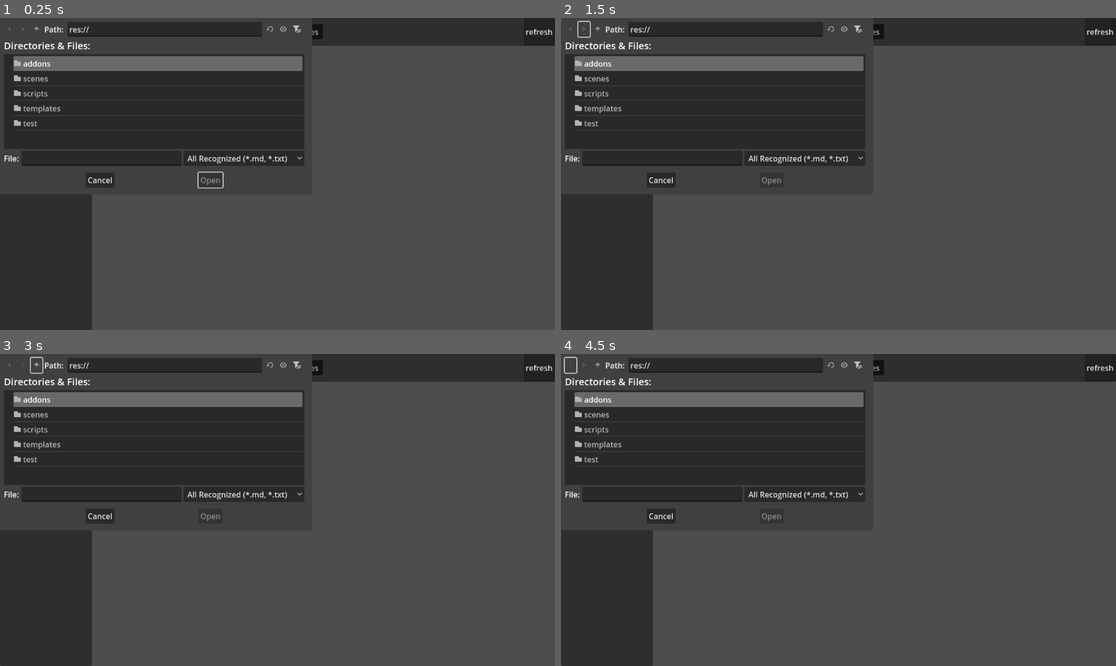
Above: before the commit, frames 1-4 (two rows, left to right).
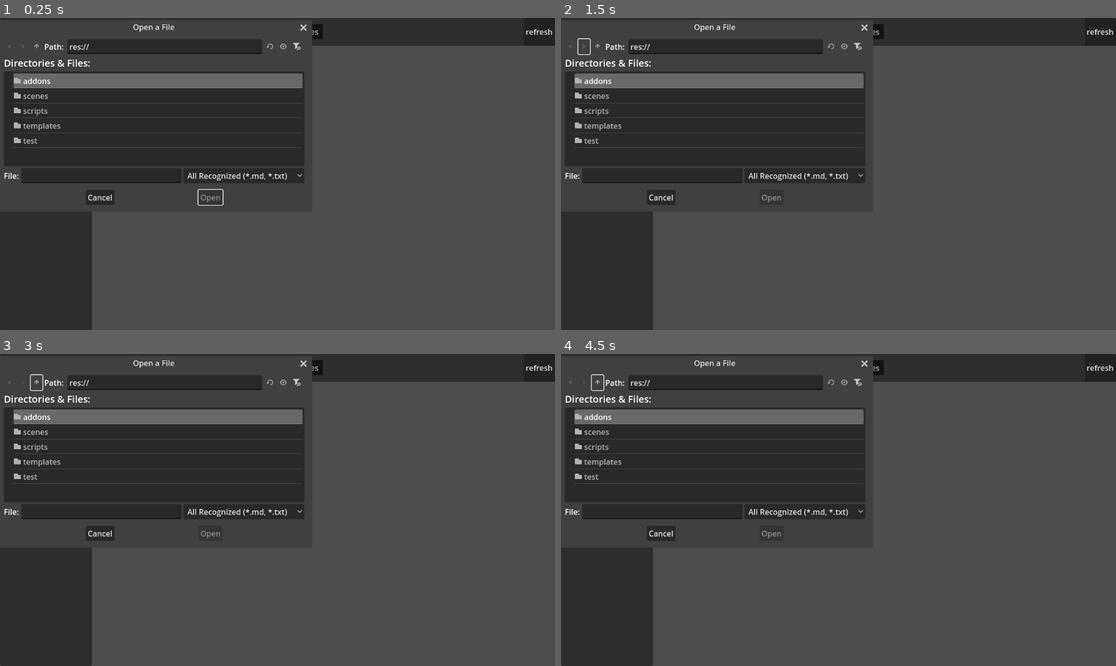
Above: after the commit, the same moments.

Repository: WinnerWind/gmdp
Game: Godot game, scene res://scenes/main.tscn
The game is run twice, just before and just after one commit, with the same random seed, the same clock (stepped at 60 frames per second) and the same inputs. The project has no main scene, so this scene is started directly.
Inputs (mouse positions are in pixels of both pictures, inside the frame that each line leads up to; where the layout moved, square brackets give the same spot in the first picture):
- Up to frame 1 (0.25 s): no input
- Up to frame 2 (1.5 s): click "refresh" at 0.5 s; click (583, 46) [583, 30] at 1.25 s
- Up to frame 3 (3 s): click (22, 382) [22, 366] at 2 s; click (38, 382) [38, 366] at 2.75 s
- Up to frame 4 (4.5 s): click (599, 382) [599, 366] at 3.5 s; click "file" at 4.25 s

The runs differ from the first frame. In frame 1, 7.0% of the frame differs, in the area x 0-56%, y 1-61%; in frame 2, 7.0%; in frame 3, 7.0%; in frame 4, 7.0%.

Commit message:
Fix bug of text not updating and crashes on invalid pages.

Diff:
--- a/scenes/main.tscn
+++ b/scenes/main.tscn
@@ -195,6 +195,7 @@
 
 [node name="Open File Dialog" type="FileDialog" parent="."]
 title = "Open a File"
+position = Vector2i(0, 36)
 visible = true
 ok_button_text = "Open"
 file_mode = 0
@@ -203,6 +204,7 @@
 
 [connection signal="tab_changed" from="Navbar/Sorter/Center/Tabs" to="." method="_on_tabs_tab_changed"]
 [connection signal="pressed" from="Navbar/Sorter/Right/Refresh" to="." method="refresh"]
+[connection signal="text_changed" from="Editor" to="." method="set_text_content"]
 [connection signal="switch_theme_to" from="Themes" to="." method="switch_theme_to"]
 [connection signal="pressed" from="Themes/Sorter/Info/Buttons/Use" to="Themes" method="use_theme"]
 [connection signal="pressed" from="Themes/Sorter/Info/Buttons/URL" to="Themes" method="open_url"]
--- a/scripts/presentation_manager.gd
+++ b/scripts/presentation_manager.gd
@@ -32,8 +32,6 @@
 
 func refresh() -> void:
 	iterate_pages()
-	text_editor.text = MarkdownParser.text_content
-
 
 func set_text_content() -> void:
 	var text = text_editor.text
@@ -60,10 +58,10 @@
 			[true, true, true, false]: page_to_load_path = "heading_subtitle"
 			[true, false, true, true]: page_to_load_path = iterate_scenes_and_send_warning("heading_%d_image", images.size())
 			[true, false, false, false]: page_to_load_path = "title"
+			_: page_to_load_path = "title"
 
 		var page_to_load:PackedScene = load(get_canonical_path_from_config(page_to_load_path))
 		var loaded_page := page_to_load.instantiate()
-		loaded_page.call_deferred(&"set_scale_no_size", (Vector2.ONE * 3))
 		var subviewport:PageSubViewPort = page_subviewport.instantiate()
 		subviewport.add_page(loaded_page)
 		main_slide_sorter.add_child(subviewport)
@@ -121,4 +119,5 @@
 
 func set_file_path(file_path:String):
 	MarkdownParser.parse_file_content(MarkdownParser.get_file_content(file_path))
+	text_editor.text = MarkdownParser.text_content
 	refresh()
